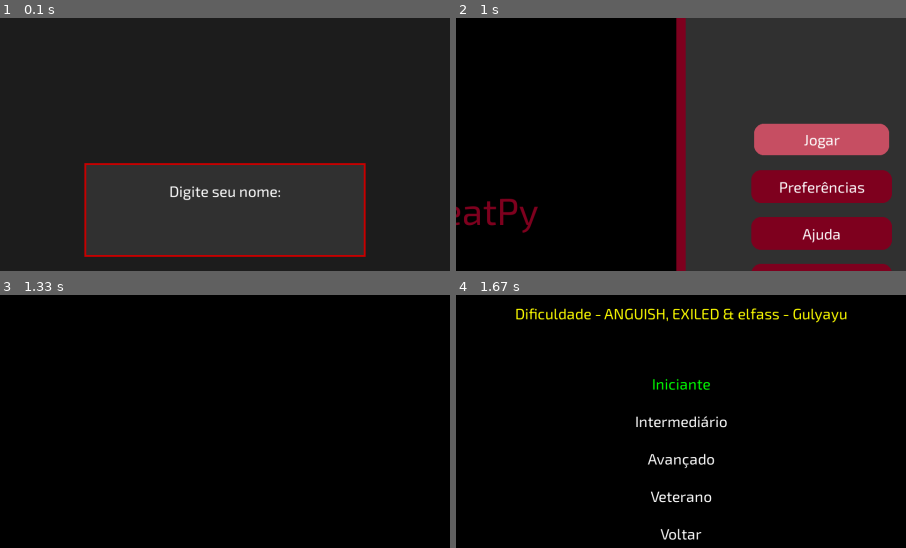
Above: before the commit, frames 1-4 (two rows, left to right).
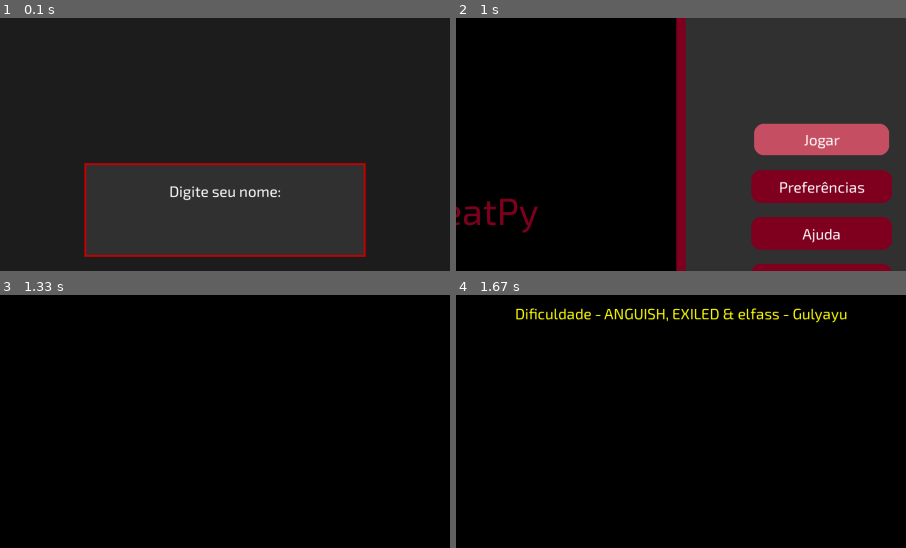
Above: after the commit, the same moments.

Repository: MineGandz/jogo-de-ritmo-pygame-projeto3
Game: pygame game, started from BeatPy/main.py
The game is run twice, just before and just after one commit, with the same random seed, the same clock (stepped at 60 frames per second) and the same inputs.
Inputs:
- Up to frame 1 (0.1 s): no input
- Up to frame 2 (1 s): type "ann" at 0.33 s; tap Enter at 0.67, 0.88 s
- Up to frame 3 (1.33 s): type "a" at 1.22 s
- Up to frame 4 (1.67 s): tap Enter at 1.35 s
The pictures show only the part of the screen within x 25-75%, y 12-62%; the shares and areas given below are measured in that part.

Frames 1-3 are identical in both runs. In frame 4, 1.5% of the frame differs, in the area x 40-61%, y 33-97%.

Commit message:
Arrumando lista de dificuldades

Diff:
--- a/BeatPy/menu.py
+++ b/BeatPy/menu.py
@@ -15,6 +15,16 @@
         if os.path.isdir(caminho):  # verifica se é pasta
             lista_musicas.append(item)
     return lista_musicas
+
+
+def carregar_osu(msc_dir):
+    # pega todos os arquivos .osu dentro de msc_dir
+    lista_osu = []
+    for item in os.listdir(msc_dir):
+        caminho = os.path.join(msc_dir, item)
+        if os.path.isfile(caminho) and item.lower().endswith(".osu"):
+            lista_osu.append(item)
+    return lista_osu
 
 def menu_musicas(screen, clock, font, velocidade, nome):
     fade_in(screen, clock)
@@ -92,10 +102,14 @@
 
 
 def escolher_dificuldade(screen, clock, font, musica):
-    diff_options = ["Iniciante", "Intermediário", "Avançado", "Veterano", "Voltar"]
     diff_index = 0
     running_diff = True
     dificuldade = None
+
+    dir_diff = os.path.join(os.path.dirname(__file__), "..", "assets", "Songs", musica)
+    diff_options=carregar_osu(dir_diff)
+    diff_options = [arq.replace(".osu", "") for arq in diff_options]
+    lista_dificuldades = diff_options
 
     while running_diff:
         screen.fill((0,0,0))  # fundo preto uniforme
@@ -111,7 +125,7 @@
 
         pygame.display.flip()
 
-        lista_dificuldades = ["Iniciante", "Intermediario", "Avancado", "Veterano", "Voltar"]
+
 
         for event in pygame.event.get():
             if event.type == pygame.QUIT:
